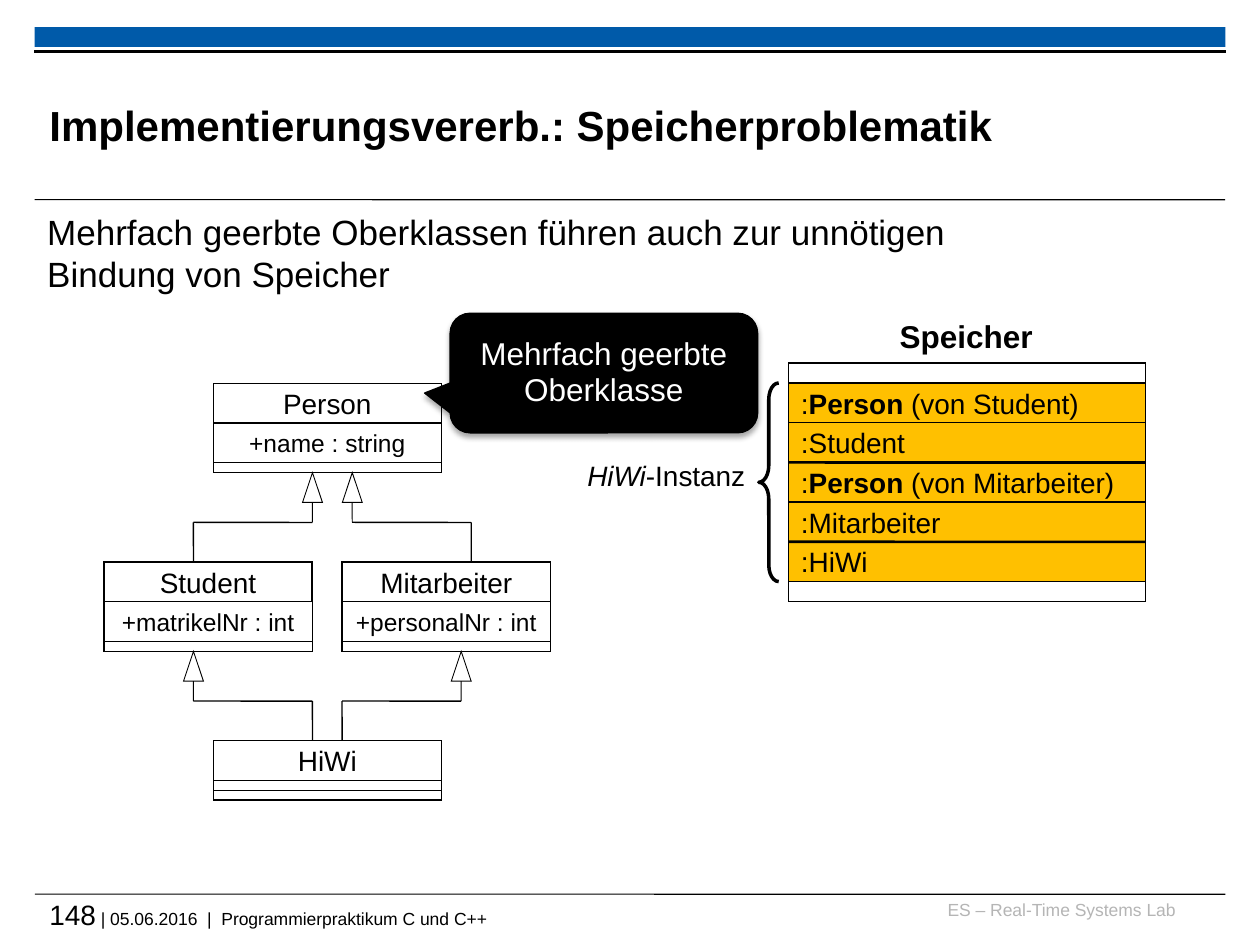
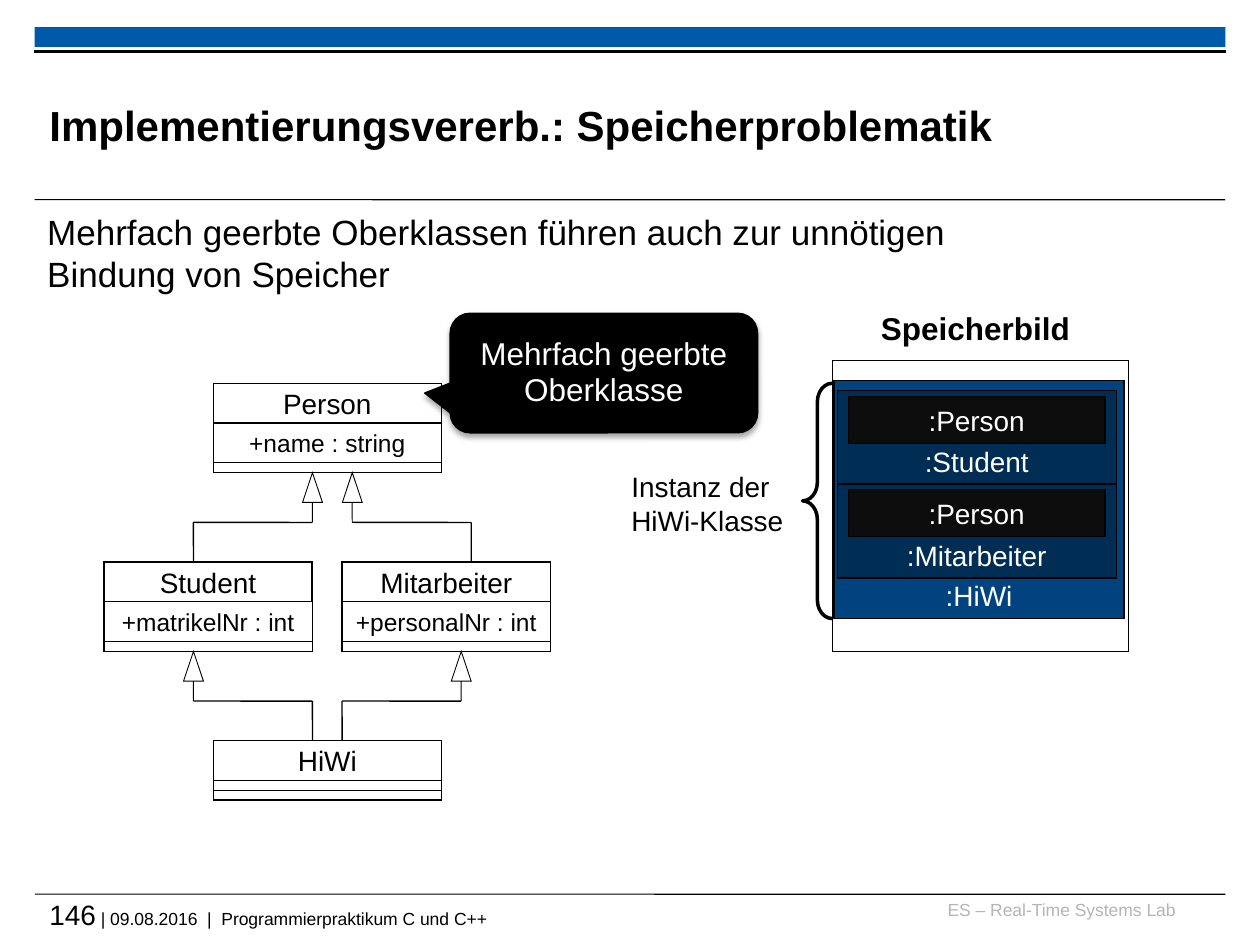
Before and after one commit to h82k/tud-cppp, a slide deck: slide 146 of cppp_lecture.pptx (slide 148 before the commit). Drawn at 1260x945 pixels with LibreOffice and Linux fonts; fonts in the diff are those of the drawing; background and template pictures are left out. Boxes give left, top, right and bottom in pixels: in the first picture for what was removed or moved away, otherwise in the second. Text is boxed around its words. In the diff, an @@ line names an element or a change of style, - is before the commit and + after.

```diff
--- a/cppp_lecture.pptx
+++ b/cppp_lecture.pptx
@@ text added at (881,317,1070,346), 18 pt, text #000000, bold @@
+Speicherbild
@@ text removed at (900,325,1033,354) @@
-Speicher
@@ rectangle removed at (789,363,1147,383) @@
@@ left brace: place and size @@
-left brace at (759,383,779,582)
+left brace at (803,383,833,619)
@@ left brace at (803,383,833,619): proportions changed @@
@@ rectangle added at (833,360,1129,651), outline #000000 0.75 pt @@
@@ rectangle ":HiWi": place and size @@
-rectangle ":HiWi" at (789,542,1147,582)
+rectangle ":HiWi" at (834,381,1124,619)
@@ rectangle ":HiWi" at (834,381,1124,619): text colour #000000 to #FFFFFF; alignment left to centre; vertical alignment middle to bottom; fill #FFC000 to #00437F @@
@@ rectangle ":Student": place and size @@
-rectangle ":Student" at (789,422,1147,462)
+rectangle ":Student" at (838,391,1116,484)
@@ rectangle ":Student" at (838,391,1116,484): text colour #000000 to #FFFFFF; alignment left to centre; vertical alignment middle to bottom; fill #FFC000 to #002D54 @@
@@ rectangle ":Person": place and size @@
-rectangle ":Person" at (789,383,1147,423)
+rectangle ":Person" at (848,397,1105,444)
@@ rectangle ":Person" at (848,397,1105,444): vertical alignment middle to bottom; fill #FFC000 to #0D0D0D @@
@@ text in rectangle at (929,411,1025,432): text changed; text colour #000000 to #FFFFFF @@
-:Person (von Student)
+:Person
@@ text at (631,476,783,532): text changed @@
-HiWi-Instanz
+Instanz der
+HiWi-Klasse
@@ line removed from (789, 462) to (1145, 462) @@
@@ rectangle ":Mitarbeiter" at (838,485,1116,578): text colour #000000 to #FFFFFF; alignment left to centre; vertical alignment middle to bottom; fill #FFC000 to #002D54 @@
@@ rectangle ":Mitarbeiter": place and size @@
-rectangle ":Mitarbeiter" at (789,501,1147,542)
+rectangle ":Mitarbeiter" at (838,485,1116,578)
@@ rectangle ":Person" at (848,490,1105,537): vertical alignment middle to bottom; fill #FFC000 to #0D0D0D @@
@@ rectangle ":Person": place and size @@
-rectangle ":Person" at (789,462,1147,503)
+rectangle ":Person" at (848,490,1105,537)
@@ text in rectangle at (929,504,1025,525): text changed; text colour #000000 to #FFFFFF @@
-:Person (von Mitarbeiter)
+:Person
@@ line removed from (789, 542) to (1145, 542) @@
@@ rectangle removed at (789,582,1147,602) @@
@@ text at (49,905,487,929): text changed @@
-148 | 05.06.2016 | Programmierpraktikum C und C++
+146 | 09.08.2016 | Programmierpraktikum C und C++
```
Also in this commit, not shown: 58 other slides changed, 1 slide added, 2 slides removed.
